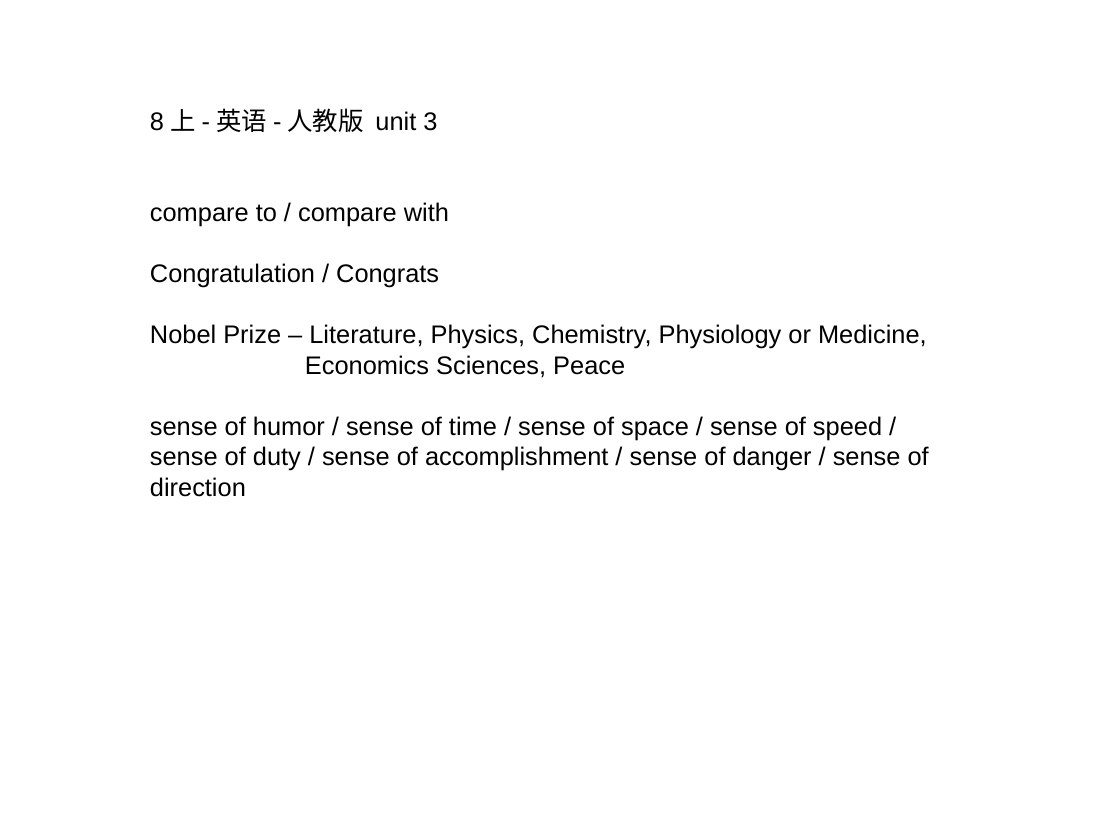
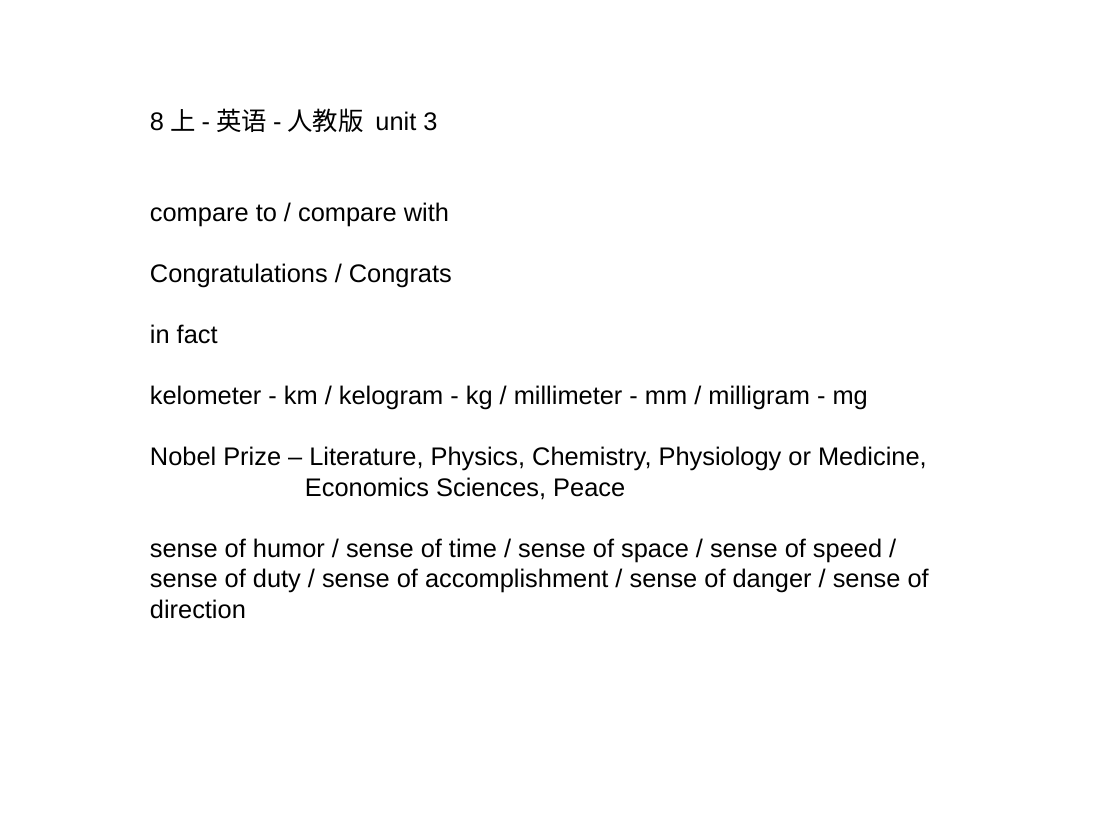
Before and after one commit to ericzhang/english-math, a slide deck: slide 1 of 2025-10-04/2025-10-04-words.odp. Drawn at 1120x840 pixels with LibreOffice and Linux fonts; fonts in the diff are those of the drawing. Boxes give left, top, right and bottom in pixels: in the first picture for what was removed or moved away, otherwise in the second. Text is boxed around its words. In the diff, an @@ line names an element or a change of style, - is before the commit and + after.

```diff
--- a/2025-10-04/2025-10-04-words.odp
+++ b/2025-10-04/2025-10-04-words.odp
@@ text at bbox=[150, 263, 868, 410]: text changed @@
-Congratulation / Congrats
+Congratulations / Congrats
+in fact
+kelometer - km / kelogram - kg / millimeter - mm / milligram - mg
```
Also in this commit, not shown: 12 other files.
